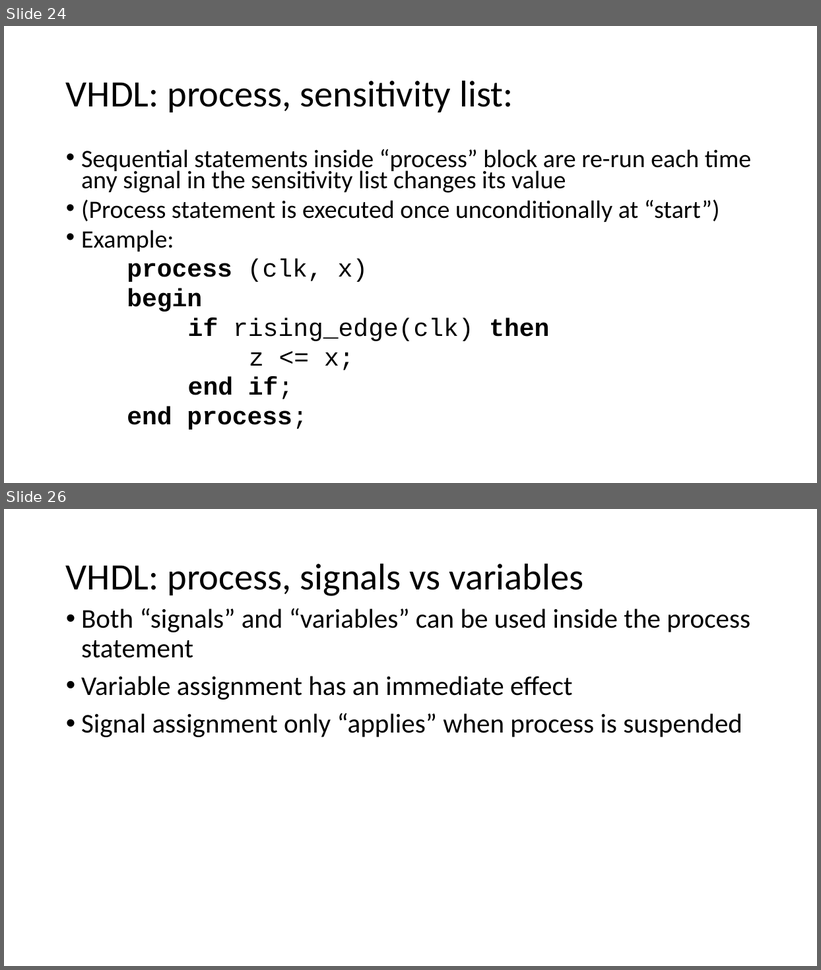
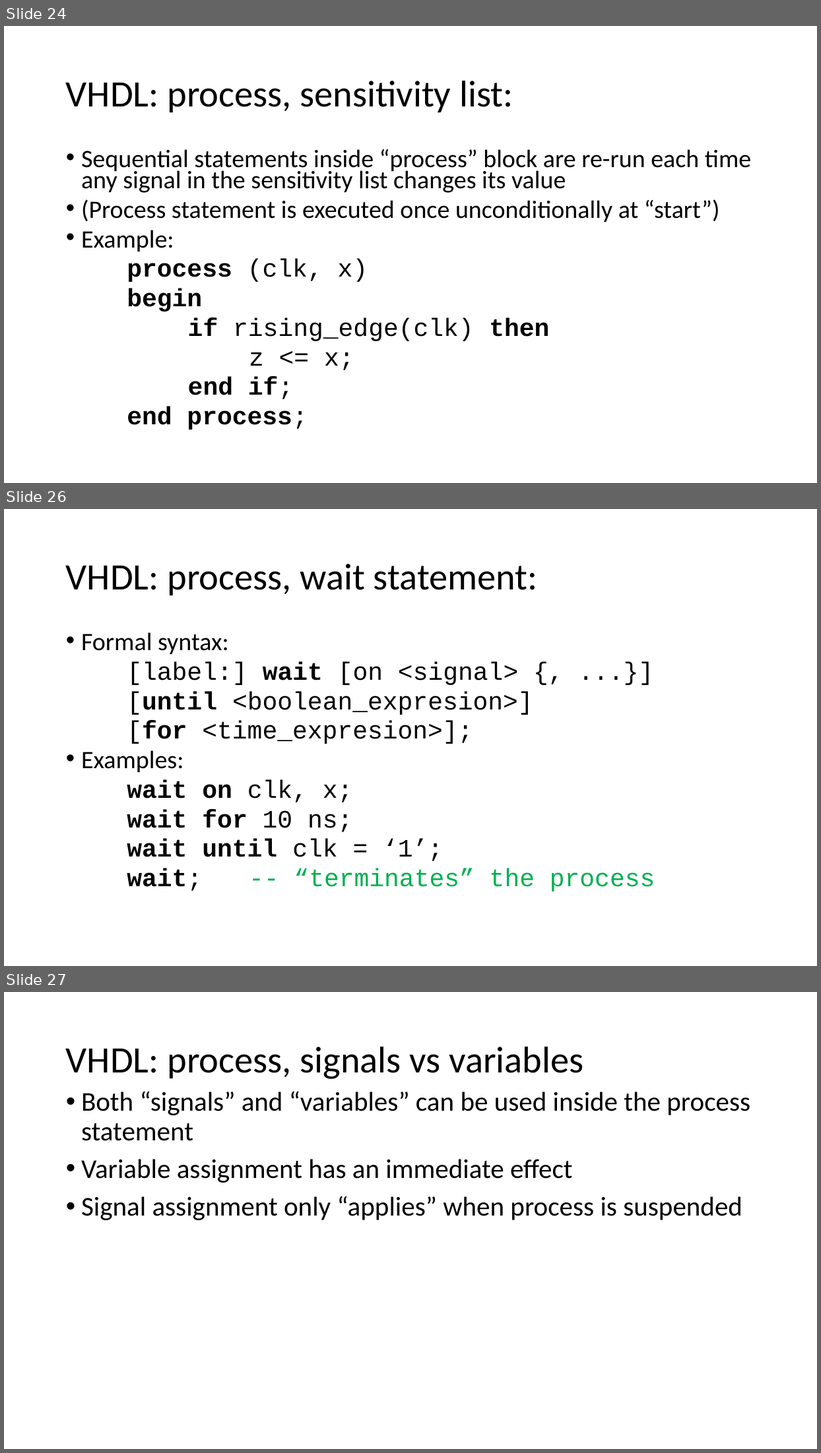
Before and after one commit to quarck/vhdl_intro, a slide deck: part2.pptx. Shown one above the other, each under a label of ours: slides 24 and 26 before the commit, slides 24, 26 and 27 after it; the slides between them are not shown. The pictures are 821x970 and 821x1453 pixels, drawn with LibreOffice and Linux fonts; fonts in the diff are those of the drawing. Boxes give left, top, right and bottom in pixels: in the first picture for what was removed or moved away, otherwise in the second. Text is boxed around its words. In the diff, an @@ line names an element or a change of style, - is before the commit and + after.

```diff
--- a/part2.pptx
+++ b/part2.pptx
@@ slide 26 added at (x1=4, y1=509, x2=817, y2=966), background #FFFFFF @@
@@ title added at (x1=66, y1=564, x2=538, y2=595), 44 pt, text #000000 @@
+VHDL: process, wait statement:
@@ text added at (x1=81, y1=632, x2=655, y2=892), 29.6 pt, text #000000 @@
+• Formal syntax:
+[label:] wait [on <signal> {, ...}]
+[until <boolean_expresion>]
+[for <time_expresion>];
+• Examples:
+wait on clk, x;
+wait for 10 ns;
+wait until clk = ‘1’;
+wait; -- “terminates” the process
@@ what was slide 26 is now slide 27 @@
```
Also in this commit, not shown: 4 slides changed, 10 other slides added, 1 other file.
